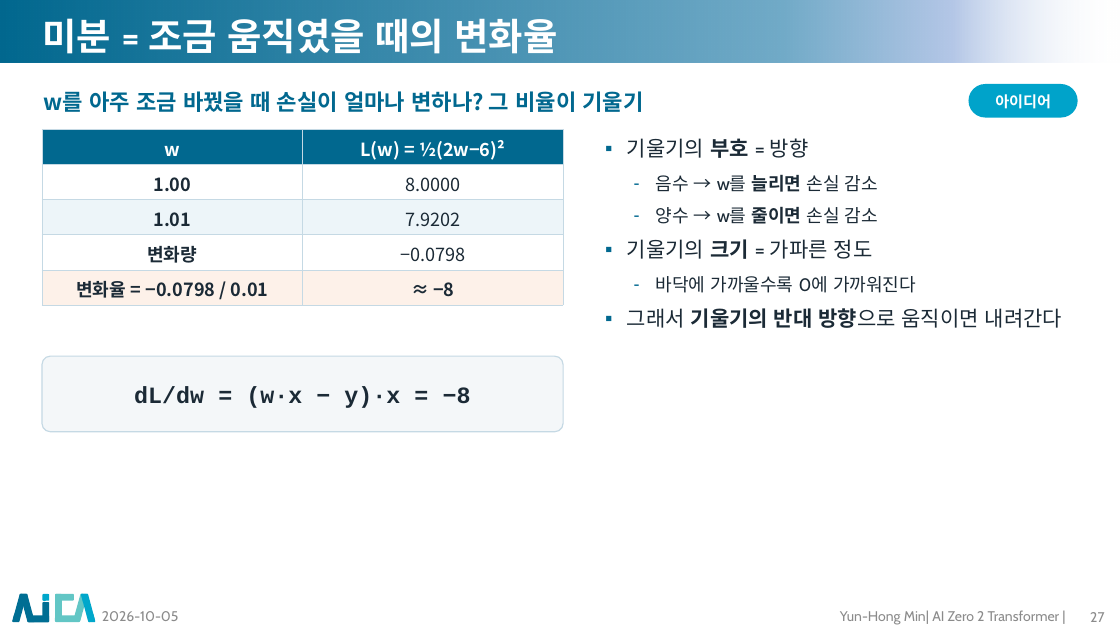
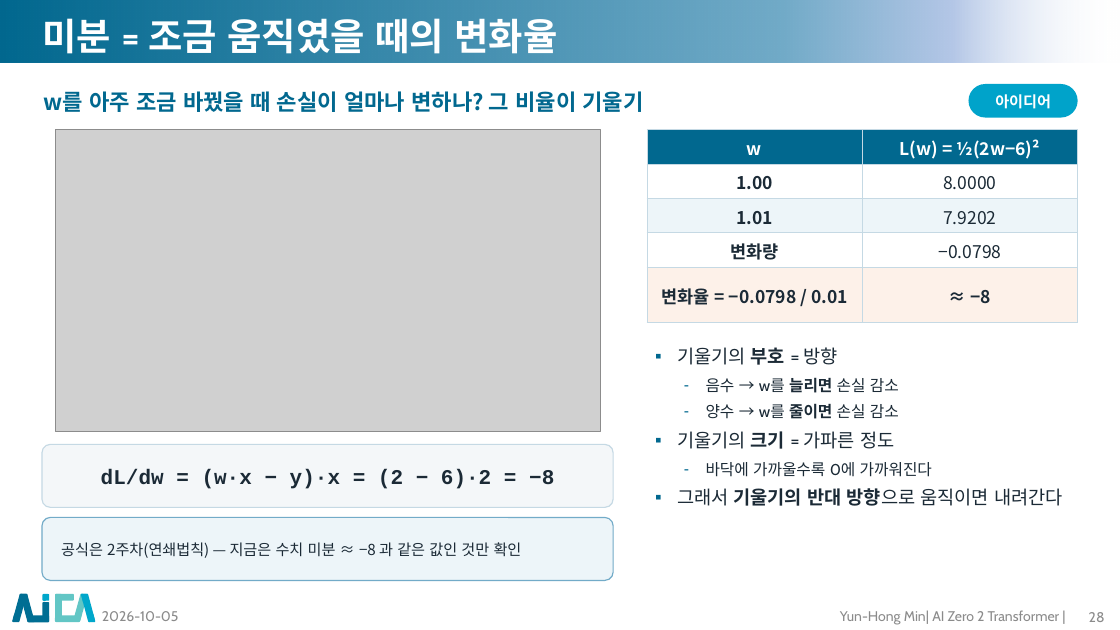
Before and after one commit to myunhh/AI-Zero-2-Transformers, a slide deck: slide 28 of lectures/week01_tensor_and_learning.pptx (slide 27 before the commit). Drawn at 1120x630 pixels with LibreOffice and Linux fonts; fonts in the diff are those of the drawing; grey boxes stand for pictures; background and template pictures are left out. Boxes give left, top, right and bottom in pixels: in the first picture for what was removed or moved away, otherwise in the second. Text is boxed around its words. In the diff, an @@ line names an element or a change of style, - is before the commit and + after.

```diff
--- a/lectures/week01_tensor_and_learning.pptx
+++ b/lectures/week01_tensor_and_learning.pptx
@@ picture added at [55,129,601,432] @@
@@ table at [647,129,1077,323] @@
@@ size 15.5 to 15 pt @@
@@ table: place and size @@
-table at [42,129,563,305]
+table at [647,129,1077,323]
@@ text "기울기의 부호 = 방향": place and size @@
-text "기울기의 부호 = 방향" at [627,138,1062,328]
+text "기울기의 부호 = 방향" at [677,347,1063,506]
@@ text "기울기의 부호 = 방향" at [677,347,1063,506]: size 18 to 16 pt in "기울기의 부호 = 방향", "기울기의 크기 = 가파른 정도", "그래서 기울기의 반대 방향으로 움직이면 내려간다"; size 15.5 to 13.5 pt in "음수 → w를 늘리면 손실 감소", "양수 → w를 줄이면 손실 감소", "바닥에 가까울수록 0에 가까워진다"; less space between paragraphs @@
@@ rounded rectangle: place and size @@
-rounded rectangle at [42,356,563,432]
+rounded rectangle at [42,444,613,507]
@@ rounded rectangle at [42,444,613,507]: proportions changed @@
@@ text at [101,469,554,489]: text changed; size 20 to 18 pt @@
-dL/dw = (w·x − y)·x = −8
+dL/dw = (w·x − y)·x = (2 − 6)·2 = −8
@@ rounded rectangle added at [42,518,613,581], fill #EDF5F9, outline #72ABC8 1 pt, 13 pt, text #1B2A36 @@
+공식은 2주차(연쇄법칙) — 지금은 수치 미분 ≈ −8 과 같은 값인 것만 확인
@@ page number at [1089,612,1105,622]: text changed @@
-27
+28
```
Also in this commit, not shown: 31 other slides changed, 10 other files.
